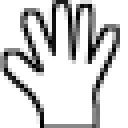
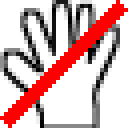
The second 128 x 128 image is a revision of the first. Changes to its layers:
added layer "None" above "New Layer" over <box>0,0,128,128</box>
